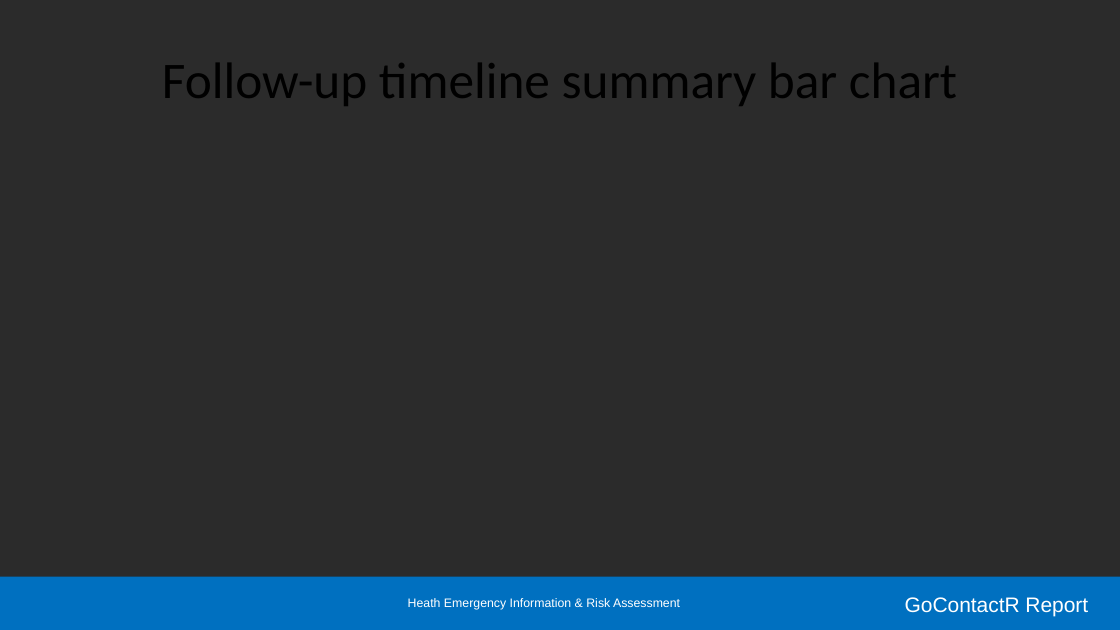
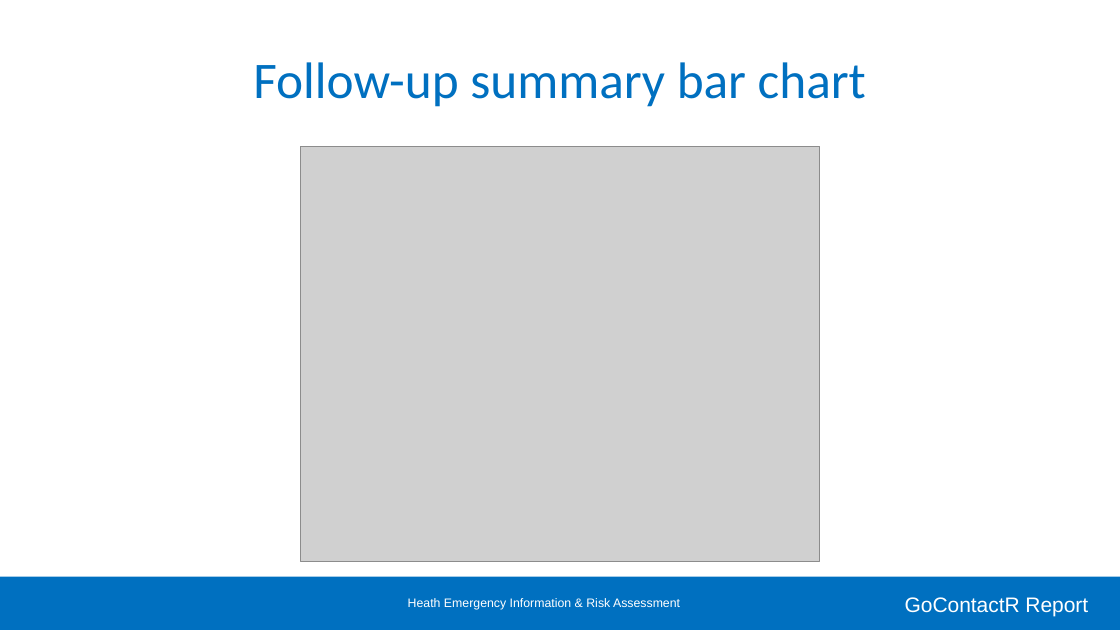
Before and after one commit to kendavidn/GoContactR, a slide deck: slide 29 of markdown/report.pptx (slide 37 before the commit). Drawn at 1120x630 pixels with LibreOffice and Linux fonts; fonts in the diff are those of the drawing; grey boxes stand for pictures; background and template pictures are left out; a plain dark background stands for a picture behind light text. Boxes give left, top, right and bottom in pixels: in the first picture for what was removed or moved away, otherwise in the second. Text is boxed around its words. In the diff, an @@ line names an element or a change of style, - is before the commit and + after.

```diff
--- a/markdown/report.pptx
+++ b/markdown/report.pptx
@@ background picture (left out) to #FFFFFF @@
@@ title at (253,62,866,107): text changed; text colour #000000 to #0070C0 @@
-Follow-up timeline summary bar chart
+Follow-up summary bar chart
@@ picture added at (300,147,820,562) @@
```
Also in this commit, not shown: 23 other slides changed, 9 slides added, 13 slides removed, 35 other files.
